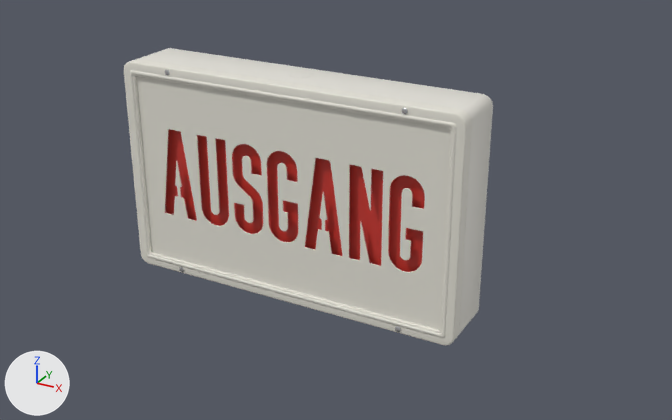
Before and after pictures for a commit that changed the FBX model Assets/Resources/WorldText/de/Props/Models/Kit_ExitSign.fbx.
Before and after are seen from a camera (50 mm lens) standing at (0.418, -0.72, 0.436) and looking at (0.035, -0.022, 0.087). Arrows for +X, +Y and +Z are at lower left; the lights stay in place. The first picture is the older version. Objects named as collision shapes, trigger or cutter boxes, shadow casters or lower levels of detail are left out. Where no turn or scale is listed for an object, it has been applied to the vertices.

Before the edit, the objects in view are built like this:
```python
me_kit_exitsign = bpy.data.meshes.new('Kit_ExitSign')
me_kit_exitsign.from_pydata(...)  # 2610 vertices, 2498 faces; spans x -0.173..0.173, y -0.064..0.0, z 0.0..0.212
# faces by material slot: [491, 1748, 1, 258]
me_kit_exitsign.materials.append(mat_exitsign_housing)  # white #e5e2da
me_kit_exitsign.materials.append(mat_exitsign_face)  # white #e6e3d8
me_kit_exitsign.materials.append(mat_exitsign_diffuser)  # red #cb3830
me_kit_exitsign.materials.append(mat_prop_chrome)  # white #e7e7e7
ob_kit_exitsign_lod0 = bpy.data.objects.new('Kit_ExitSign_LOD0', me_kit_exitsign)
ob_kit_exitsign_lod0.location = (0.0, 0.0, 0.0)
```
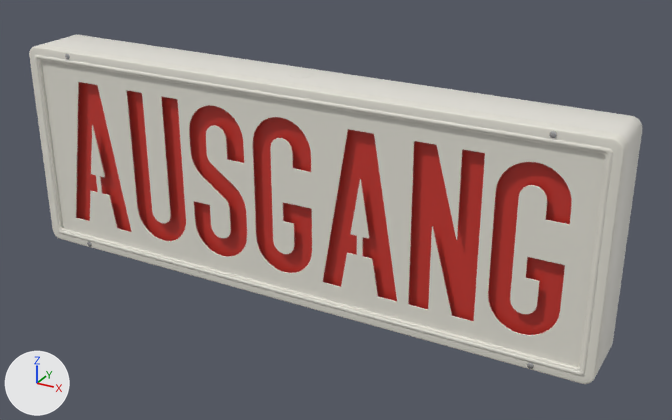
Diff of the bpy script that builds the scene:
```diff
--- a/Assets/Resources/WorldText/de/Props/Models/Kit_ExitSign.fbx.py
+++ b/Assets/Resources/WorldText/de/Props/Models/Kit_ExitSign.fbx.py
@@ me_kit_exitsign @@
 # used by ob_kit_exitsign_lod0; location = (0.0, 0.0, 0.0)
-me_kit_exitsign.from_pydata(...)  # 2610 vertices, 2498 faces; spans x -0.173..0.173, y -0.064..0.0, z 0.0..0.212
+me_kit_exitsign.from_pydata(...)  # 2626 vertices, 2514 faces; spans x -0.295..0.295, y -0.064..0.0, z 0.0..0.212
+# me_kit_exitsign part 1: the loose piece of 82 vertices spanning x -0.123..-0.117, y -0.064..-0.062, z 0.204..0.21 is moved by (-0.122, 0.0, 0.0)
+# me_kit_exitsign part 2: the loose piece of 82 vertices spanning x 0.117..0.123, y -0.064..-0.062, z 0.204..0.21 is moved by (0.122, 0.0, 0.0)
+# me_kit_exitsign part 3: the loose piece of 84 vertices spanning x -0.123..-0.117, y -0.064..-0.062, z 0.002..0.008 is moved by (-0.122, 0.0, 0.0)
+# me_kit_exitsign part 4: the loose piece of 82 vertices spanning x 0.117..0.123, y -0.064..-0.062, z 0.002..0.008 is moved by (0.122, 0.0, 0.0)
+# me_kit_exitsign part 5: the loose piece of 1160 vertices spanning x -0.165..0.165, y -0.06..-0.059, z 0.008..0.204 is rebuilt with 1176 vertices and now spans x -0.287..0.287, y -0.06..-0.059, z 0.008..0.204
+# me_kit_exitsign part 6: the loose piece of 612 vertices spanning x -0.173..0.173, y -0.064..-0.05, z 0.0..0.212 is rebuilt with 612 vertices and now spans x -0.295..0.295, y -0.064..-0.05, z 0.0..0.212
+# me_kit_exitsign part 7: the loose piece of 4 vertices spanning x -0.165..0.165, y -0.053, z 0.008..0.204 is rebuilt with 4 vertices and now spans x -0.287..0.287, y -0.053, z 0.008..0.204
+# me_kit_exitsign part 8: 324 vertices removed from x -0.173..0.173, y -0.05..0.0, z 0.0..0.212; 324 vertices added at x -0.295..0.295, y -0.05..0.0, z 0.0..0.212
+# other edits to the shape of me_kit_exitsign do not show in these pictures
 me_kit_exitsign.materials.append(mat_exitsign_housing)
```

Location of each change, [x1, y1, x2, y2] in pixels of the pictures (672 x 420 px; the box of a moved part takes in the faces that stretch with it):
'Kit_ExitSign_LOD0', reshaped (66% wider, 17% taller)
    before: [124, 48, 493, 346]
    after: [29, 35, 642, 384]
part 1 of me_kit_exitsign, moved or reshaped
    before: [164, 69, 170, 76]
    after: [65, 54, 70, 60]
part 2 of me_kit_exitsign, moved or reshaped
    before: [401, 107, 408, 115]
    after: [549, 131, 557, 139]
part 3 of me_kit_exitsign, moved or reshaped
    before: [179, 267, 184, 272]
    after: [87, 241, 92, 247]
part 4 of me_kit_exitsign, moved or reshaped
    before: [395, 326, 401, 332]
    after: [527, 362, 534, 369]
part 5 of me_kit_exitsign, rebuilt (79% wider, 21% taller)
    before: [136, 76, 451, 330]
    after: [41, 60, 605, 367]
part 6 of me_kit_exitsign, rebuilt (72% wider, 18% taller)
    before: [124, 59, 472, 346]
    after: [29, 44, 628, 384]
part 7 of me_kit_exitsign, rebuilt
    before: [165, 129, 425, 272]
    after: [76, 82, 571, 335]
part 8 of me_kit_exitsign, moved or reshaped
    before: [138, 48, 493, 334]
    after: [44, 35, 642, 371]
